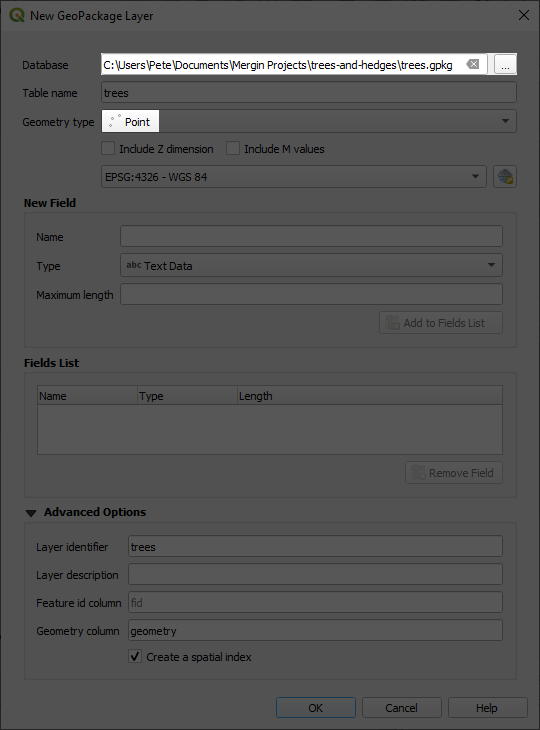
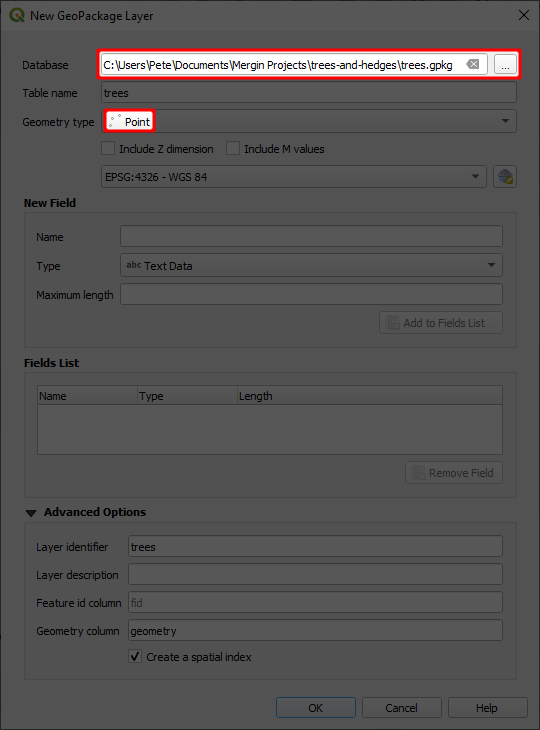
Before/after of a w=540, h=730 layered artwork. What changed in the layer stack:
added layer "Red" above "Black" over [96, 48, 522, 133]
painted on "Black" over [98, 50, 520, 132]
